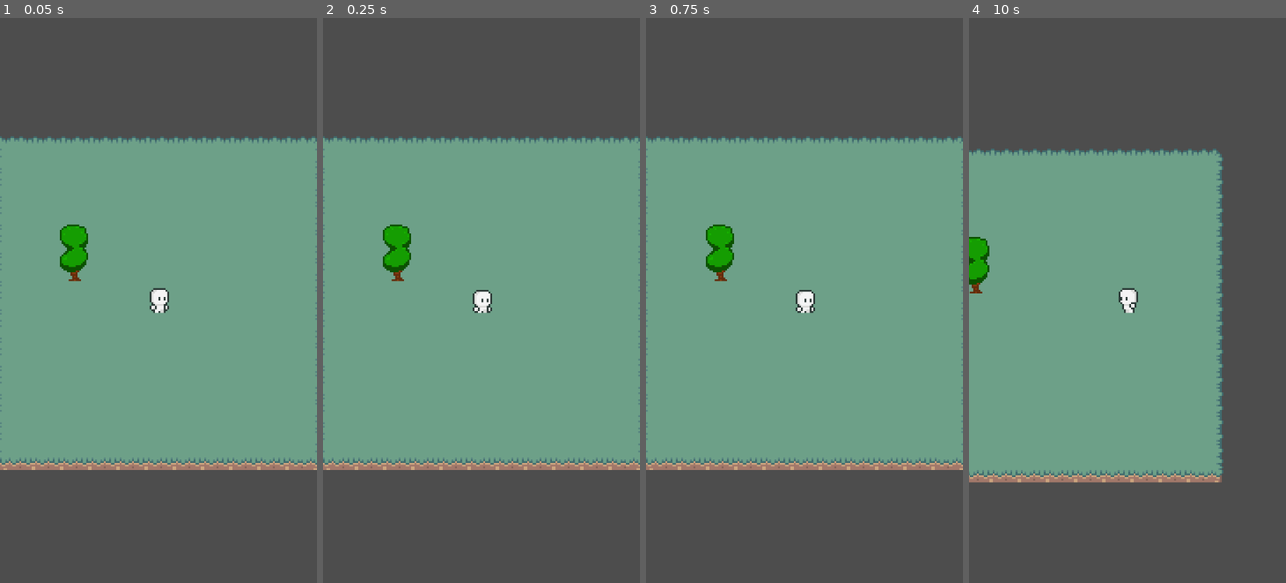
Above: before the commit, frames 1-4 (left to right).
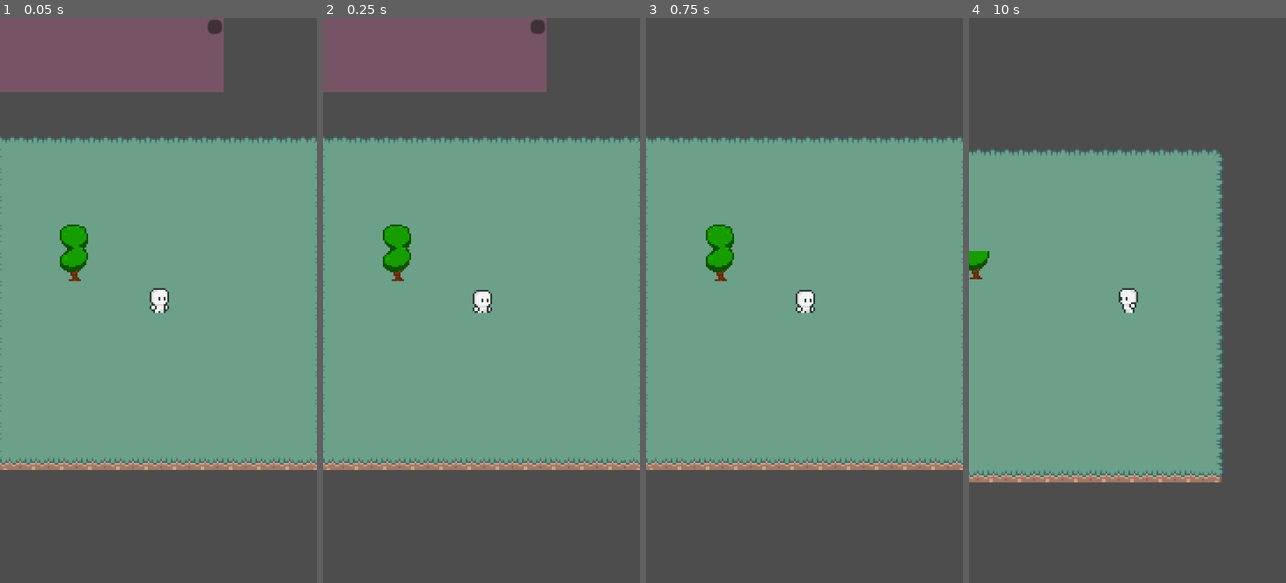
Above: after the commit, the same moments.

Repository: olafkotur/wildlands
Game: Godot game, scene res://scenes/main/world.tscn
Two runs of this game, one before a commit and one after it. Both use one fixed random seed, a clock stepped at 60 frames per second and the inputs below.
Inputs (mouse positions are in pixels of both pictures, inside the frame that each line leads up to):
- Up to frame 1 (0.05 s): no input
- Up to frame 2 (0.25 s): no input
- Up to frame 3 (0.75 s): click (861, 29) at 0.52 s
- Up to frame 4 (10 s): tap Enter at 1.25, 4.25 s; hold Up (ui_up) 1.28-2.78 s; tap Space at 2.75, 8 s; hold Left (ui_left) 2.78-4.28 s; hold Down (ui_down) 4.28-5.03 s; hold Right (ui_right) 5.03-5.78 s; hold Up (ui_up) 5.78-6.53 s; hold Right (ui_right) 6.53-8.78 s; hold Down (ui_down) 8.78-9.53 s; hold Left (ui_left) from 9.53 s (still down)

The runs differ from the first frame. In frame 1, 9.2% of the frame differs, in the area x 0-71%, y 0-14%; in frame 2, 9.2%; in frame 3, nothing differs; in frame 4, 0.4%.

Commit message:
Added resources and inventory tracking

Diff:
--- /dev/null
+++ b/autoload/inventory.gd
@@ -0,0 +1,27 @@
+extends Control
+
+var inventory = {}
+
+func _ready():
+	for resource_name in Resources.ResourceName.values():
+		inventory[resource_name] = 0
+
+func add_resource(resource_name, amount):
+	if inventory.has(resource_name):
+		inventory[resource_name] += amount
+		print("Added:", resource_name, ", Amount:", amount, ", Total in inventory:", inventory[resource_name])
+
+func remove_resource(resource_name, amount):
+	if inventory.has(resource_name) and inventory[resource_name] >= amount:
+		inventory[resource_name] -= amount
+		print("Removed:", resource_name, ", Amount:", amount, ", Remaining in inventory:", inventory[resource_name])
+		return true
+	return false
+
+func get_inventory():
+	return inventory
+
+func has_resource(resource_name, amount):
+	if inventory.has(resource_name):
+		return inventory[resource_name] >= amount
+	return false
--- /dev/null
+++ b/autoload/resource.gd
@@ -0,0 +1,406 @@
+extends Node
+
+enum ToolType { HATCHET, PICKAXE, FISHING_ROD }
+enum ResourceType { WOOD, STONE, GEM, FISH }
+
+enum ResourceName {
+	SPRUCE, PINE, WILLOW, ELM, OAK, ASH, MAPLE, YEW, DRAGON, ELDER,
+	LIMESTONE, SANDSTONE, FLINT, SHALE, SLATE, BASALT, GRANITE, MARBLE, OBSIDIAN, ONYX,
+	OPAL, TOPAZ, SAPPHIRE, EMERALD, RUBY, DIAMOND,
+	SARDINE, PERCH, CARP, TROUT, CATFISH, SALMON, PIKE, SWORDFISH, BLUEFIN, SHARK
+}
+
+var ResourceMeta = {
+	# wood resources
+	ResourceName.SPRUCE: {
+		"tool_type": ToolType.HATCHET,
+		"resource_type": ResourceType.WOOD,
+		"resource_name": "Spruce Wood",
+		"respawn_time": 5,
+		"resource_amount": 20,
+		"tool_level": 1,
+		"default_animation": "spruce_default",
+		"partial_animation": "spruce_partial",
+		"depleted_animation": "spruce_depleted"
+	},
+	ResourceName.PINE: {
+		"tool_type": ToolType.HATCHET,
+		"resource_type": ResourceType.WOOD,
+		"resource_name": "Pine Wood",
+		"respawn_time": 6,
+		"resource_amount": 25,
+		"tool_level": 10,
+		"default_animation": "pine_default",
+		"partial_animation": "pine_partial",
+		"depleted_animation": "pine_depleted"
+	},
+	ResourceName.WILLOW: {
+		"tool_type": ToolType.HATCHET,
+		"resource_type": ResourceType.WOOD,
+		"resource_name": "Willow Wood",
+		"respawn_time": 8,
+		"resource_amount": 30,
+		"tool_level": 20,
+		"default_animation": "willow_default",
+		"partial_animation": "willow_partial",
+		"depleted_animation": "willow_depleted"
+	},
+	ResourceName.ELM: {
+		"tool_type": ToolType.HATCHET,
+		"resource_type": ResourceType.WOOD,
+		"resource_name": "Elm Wood",
+		"respawn_time": 10,
+		"resource_amount": 35,
+		"tool_level": 30,
+		"default_animation": "elm_default",
+		"partial_animation": "elm_partial",
+		"depleted_animation": "elm_depleted"
+	},
+	ResourceName.OAK: {
+		"tool_type": ToolType.HATCHET,
+		"resource_type": ResourceType.WOOD,
+		"resource_name": "Oak Wood",
+		"respawn_time": 12,
+		"resource_amount": 40,
+		"tool_level": 40,
+		"default_animation": "oak_default",
+		"partial_animation": "oak_partial",
+		"depleted_animation": "oak_depleted"
+	},
+	ResourceName.ASH: {
+		"tool_type": ToolType.HATCHET,
+		"resource_type": ResourceType.WOOD,
+		"resource_name": "Ash Wood",
+		"respawn_time": 14,
+		"resource_amount": 45,
+		"tool_level": 50,
+		"default_animation": "ash_default",
+		"partial_animation": "ash_partial",
+		"depleted_animation": "ash_depleted"
+	},
+	ResourceName.MAPLE: {
+		"tool_type": ToolType.HATCHET,
+		"resource_type": ResourceType.WOOD,
+		"resource_name": "Maple Wood",
+		"respawn_time": 16,
+		"resource_amount": 50,
+		"tool_level": 60,
+		"default_animation": "maple_default",
+		"partial_animation": "maple_partial",
+		"depleted_animation": "maple_depleted"
+	},
+	ResourceName.YEW: {
+		"tool_type": ToolType.HATCHET,
+		"resource_type": ResourceType.WOOD,
+		"resource_name": "Yew Wood",
+		"respawn_time": 18,
+		"resource_amount": 55,
+		"tool_level": 70,
+		"default_animation": "yew_default",
+		"partial_animation": "yew_partial",
+		"depleted_animation": "yew_depleted"
+	},
+	ResourceName.DRAGON: {
+		"tool_type": ToolType.HATCHET,
+		"resource_type": ResourceType.WOOD,
+		"resource_name": "Dragon Wood",
+		"respawn_time": 20,
+		"resource_amount": 60,
+		"tool_level": 80,
+		"default_animation": "dragon_default",
+		"partial_animation": "dragon_partial",
+		"depleted_animation": "dragon_depleted"
+	},
+	ResourceName.ELDER: {
+		"tool_type": ToolType.HATCHET,
+		"resource_type": ResourceType.WOOD,
+		"resource_name": "Elder Wood",
+		"respawn_time": 25,
+		"resource_amount": 70,
+		"tool_level": 90,
+		"default_animation": "elder_default",
+		"partial_animation": "elder_partial",
+		"depleted_animation": "elder_depleted"
+	},
+
+	# stone resources
+	ResourceName.LIMESTONE: {
+		"tool_type": ToolType.PICKAXE,
+		"resource_type": ResourceType.STONE,
+		"resource_name": "Limestone",
+		"respawn_time": 5,
+		"resource_amount": 20,
+		"tool_level": 1,
+		"default_animation": "limestone_default",
+		"partial_animation": "limestone_partial",
+		"depleted_animation": "limestone_depleted"
+	},
+	ResourceName.SANDSTONE: {
+		"tool_type": ToolType.PICKAXE,
+		"resource_type": ResourceType.STONE,
+		"resource_name": "Sandstone",
+		"respawn_time": 6,
+		"resource_amount": 25,
+		"tool_level": 10,
+		"default_animation": "sandstone_default",
+		"partial_animation": "sandstone_partial",
+		"depleted_animation": "sandstone_depleted"
+	},
+	ResourceName.FLINT: {
+		"tool_type": ToolType.PICKAXE,
+		"resource_type": ResourceType.STONE,
+		"resource_name": "Flint",
+		"respawn_time": 8,
+		"resource_amount": 30,
+		"tool_level": 20,
+		"default_animation": "flint_default",
+		"partial_animation": "flint_partial",
+		"depleted_animation": "flint_depleted"
+	},
+	ResourceName.SHALE: {
+		"tool_type": ToolType.PICKAXE,
+		"resource_type": ResourceType.STONE,
+		"resource_name": "Shale",
+		"respawn_time": 10,
+		"resource_amount": 35,
+		"tool_level": 30,
+		"default_animation": "shale_default",
+		"partial_animation": "shale_partial",
+		"depleted_animation": "shale_depleted"
+	},
+	ResourceName.SLATE: {
+		"tool_type": ToolType.PICKAXE,
+		"resource_type": ResourceType.STONE,
+		"resource_name": "Slate",
+		"respawn_time": 12,
+		"resource_amount": 40,
+		"tool_level": 40,
+		"default_animation": "slate_default",
+		"partial_animation": "slate_partial",
+		"depleted_animation": "slate_depleted"
+	},
+	ResourceName.BASALT: {
+		"tool_type": ToolType.PICKAXE,
+		"resource_type": ResourceType.STONE,
+		"resource_name": "Basalt",
+		"respawn_time": 14,
+		"resource_amount": 45,
+		"tool_level": 50,
+		"default_animation": "basalt_default",
+		"partial_animation": "basalt_partial",
+		"depleted_animation": "basalt_depleted"
+	},
+	ResourceName.GRANITE: {
+		"tool_type": ToolType.PICKAXE,
+		"resource_type": ResourceType.STONE,
+		"resource_name": "Granite",
+		"respawn_time": 16,
+		"resource_amount": 50,
+		"tool_level": 60,
+		"default_animation": "granite_default",
+		"partial_animation": "granite_partial",
+		"depleted_animation": "granite_depleted"
+	},
+	ResourceName.MARBLE: {
+		"tool_type": ToolType.PICKAXE,
+		"resource_type": ResourceType.STONE,
+		"resource_name": "Marble",
+		"respawn_time": 18,
+		"resource_amount": 55,
+		"tool_level": 70,
+		"default_animation": "marble_default",
+		"partial_animation": "marble_partial",
+		"depleted_animation": "marble_depleted"
+	},
+	ResourceName.OBSIDIAN: {
+		"tool_type": ToolType.PICKAXE,
+		"resource_type": ResourceType.STONE,
+		"resource_name": "Obsidian",
+		"respawn_time": 20,
+		"resource_amount": 60,
+		"tool_level": 80,
+		"default_animation": "obsidian_default",
+		"partial_animation": "obsidian_partial",
+		"depleted_animation": "obsidian_depleted"
+	},
+	ResourceName.ONYX: {
+		"tool_type": ToolType.PICKAXE,
+		"resource_type": ResourceType.STONE,
+		"resource_name": "Onyx",
+		"respawn_time": 25,
+		"resource_amount": 70,
+		"tool_level": 90,
+		"default_animation": "onyx_default",
+		"partial_animation": "onyx_partial",
+		"depleted_animation": "onyx_depleted"
+	},
+
+	# gem resources
+	ResourceName.OPAL: {
+		"tool_type": ToolType.PICKAXE,
+		"resource_type": ResourceType.GEM,
+		"resource_name": "Opal",
+		"respawn_time": 5,
+		"resource_amount": 10,
+		"tool_level": 1,
+		"default_animation": "opal_default",
+		"partial_animation": "opal_partial",
+		"depleted_animation": "opal_depleted"
+	},
+	ResourceName.SAPPHIRE: {
+		"tool_type": ToolType.PICKAXE,
+		"resource_type": ResourceType.GEM,
+		"resource_name": "Sapphire",
+		"respawn_time": 10,
+		"resource_amount": 15,
+		"tool_level": 20,
+		"default_animation": "sapphire_default",
+		"partial_animation": "sapphire_partial",
+		"depleted_animation": "sapphire_depleted"
+	},
+	ResourceName.EMERALD: {
+		"tool_type": ToolType.PICKAXE,
+		"resource_type": ResourceType.GEM,
+		"resource_name": "Emerald",
+		"respawn_time": 15,
+		"resource_amount": 20,
+		"tool_level": 40,
+		"default_animation": "emerald_default",
+		"partial_animation": "emerald_partial",
+		"depleted_animation": "emerald_depleted"
+	},
+	ResourceName.RUBY: {
+		"tool_type": ToolType.PICKAXE,
+		"resource_type": ResourceType.GEM,
+		"resource_name": "Ruby",
+		"respawn_time": 20,
+		"resource_amount": 25,
+		"tool_level": 60,
+		"default_animation": "ruby_default",
+		"partial_animation": "ruby_partial",
+		"depleted_animation": "ruby_depleted"
+	},
+	ResourceName.DIAMOND: {
+		"tool_type": ToolType.PICKAXE,
+		"resource_type": ResourceType.GEM,
+		"resource_name": "Diamond",
+		"respawn_time": 25,
+		"resource_amount": 30,
+		"tool_level": 80,
+		"default_animation": "diamond_default",
+		"partial_animation": "diamond_partial",
+		"depleted_animation": "diamond_depleted"
+	},
+
+	# fish resources
+	ResourceName.SARDINE: {
+		"tool_type": ToolType.FISHING_ROD,
+		"resource_type": ResourceType.FISH,
+		"resource_name": "Sardine",
+		"respawn_time": 3,
+		"resource_amount": 10,
+		"tool_level": 10,
+		"default_animation": "sardine_default",
+		"partial_animation": "sardine_partial",
+		"depleted_animation": "sardine_depleted"
+	},
+	ResourceName.PERCH: {
+		"tool_type": ToolType.FISHING_ROD,
+		"resource_type": ResourceType.FISH,
+		"resource_name": "Perch",
+		"respawn_time": 4,
+		"resource_amount": 15,
+		"tool_level": 20,
+		"default_animation": "perch_default",
+		"partial_animation": "perch_partial",
+		"depleted_animation": "perch_depleted"
+	},
+	ResourceName.CARP: {
+		"tool_type": ToolType.FISHING_ROD,
+		"resource_type": ResourceType.FISH,
+		"resource_name": "Carp",
+		"respawn_time": 5,
+		"resource_amount": 20,
+		"tool_level": 30,
+		"default_animation": "carp_default",
+		"partial_animation": "carp_partial",
+		"depleted_animation": "carp_depleted"
+	},
+	ResourceName.TROUT: {
+		"tool_type": ToolType.FISHING_ROD,
+		"resource_type": ResourceType.FISH,
+		"resource_name": "Trout",
+		"respawn_time": 6,
+		"resource_amount": 25,
+		"tool_level": 40,
+		"default_animation": "trout_default",
+		"partial_animation": "trout_partial",
+		"depleted_animation": "trout_depleted"
+	},
+	ResourceName.CATFISH: {
+		"tool_type": ToolType.FISHING_ROD,
+		"resource_type": ResourceType.FISH,
+		"resource_name": "Catfish",
+		"respawn_time": 7,
+		"resource_amount": 30,
+		"tool_level": 50,
+		"default_animation": "catfish_default",
+		"partial_animation": "catfish_partial",
+		"depleted_animation": "catfish_depleted"
+	},
+	ResourceName.SALMON: {
+		"tool_type": ToolType.FISHING_ROD,
+		"resource_type": ResourceType.FISH,
+		"resource_name": "Salmon",
+		"respawn_time": 8,
+		"resource_amount": 35,
+		"tool_level": 60,
+		"default_animation": "salmon_default",
+		"partial_animation": "salmon_partial",
+		"depleted_animation": "salmon_depleted"
+	},
+	ResourceName.PIKE: {
+		"tool_type": ToolType.FISHING_ROD,
+		"resource_type": ResourceType.FISH,
+		"resource_name": "Pike",
+		"respawn_time": 10,
+		"resource_amount": 40,
+		"tool_level": 70,
+		"default_animation": "pike_default",
+		"partial_animation": "pike_partial",
+		"depleted_animation": "pike_depleted"
+	},
+	ResourceName.SWORDFISH: {
+		"tool_type": ToolType.FISHING_ROD,
+		"resource_type": ResourceType.FISH,
+		"resource_name": "Swordfish",
+		"respawn_time": 12,
+		"resource_amount": 45,
+		"tool_level": 80,
+		"default_animation": "swordfish_default",
+		"partial_animation": "swordfish_partial",
+		"depleted_animation": "swordfish_depleted"
+	},
+	ResourceName.BLUEFIN: {
+		"tool_type": ToolType.FISHING_ROD,
+		"resource_type": ResourceType.FISH,
+		"resource_name": "Bluefin Tuna",
+		"respawn_time": 15,
+		"resource_amount": 50,
+		"tool_level": 90,
+		"default_animation": "bluefin_default",
+		"partial_animation": "bluefin_partial",
+		"depleted_animation": "bluefin_depleted"
+	},
+	ResourceName.SHARK: {
+		"tool_type": ToolType.FISHING_ROD,
+		"resource_type": ResourceType.FISH,
+		"resource_name": "Shark",
+		"respawn_time": 20,
+		"resource_amount": 60,
+		"tool_level": 100,
+		"default_animation": "shark_default",
+		"partial_animation": "shark_partial",
+		"depleted_animation": "shark_depleted"
+	}
+}
--- a/project.godot
+++ b/project.godot
@@ -14,6 +14,11 @@
 run/main_scene="res://scenes/main/world.tscn"
 config/features=PackedStringArray("4.3", "Mobile")
 config/icon="res://icon.svg"
+
+[autoload]
+
+Resources="*res://autoload/resource.gd"
+Inventory="*res://autoload/inventory.gd"
 
 [display]
 
--- a/scenes/entities/resource/resource.gd
+++ b/scenes/entities/resource/resource.gd
@@ -1,26 +1,37 @@
 extends StaticBody2D
 
-@export var tool_type: String
-@export var resource_type: String
-@export var default_animation: String
-@export var depleted_animation: String
-@export var resource_amount: int
-@export var respawn_time: int
+@export var resource_name: Resources.ResourceName
 
-@onready var animated_sprite = $AnimatedSprite2D
+@onready var animation = $AnimatedSprite2D
 @onready var timer = $Timer
 
+var resource = Resources.ResourceMeta[resource_name]
 var is_depleted = false
+var player_in_area = false
 
-func harvest_resource() -> void:
+func harvest() -> void:
 	is_depleted = true
-	animated_sprite.play(depleted_animation)
-	timer.start(respawn_time)
+	animation.play(resource["depleted_animation"])
+	timer.start(resource["respawn_time"])
+	Inventory.add_resource(resource_name, resource["resource_amount"])
 
 func _on_area_2d_area_entered(area: Area2D) -> void:
-	if area.is_in_group("player") and not is_depleted:
-		harvest_resource()
+	if area.is_in_group("player"):
+		player_in_area = true
+
+		if not is_depleted:
+			harvest()
+
+func _on_area_2d_area_exited(area: Area2D) -> void:
+	if area.is_in_group("player"):
+		player_in_area = false
 
 func _on_timer_timeout() -> void:
 	is_depleted = false
-	animated_sprite.play(default_animation)
+	animation.play(resource["default_animation"])
+
+	if player_in_area:
+		harvest()
+
+func _ready() -> void:
+	animation.play(resource["default_animation"])
--- a/scenes/entities/resource/resource.tscn
+++ b/scenes/entities/resource/resource.tscn
@@ -18,7 +18,7 @@
 "texture": SubResource("AtlasTexture_gxswq")
 }],
 "loop": true,
-"name": &"default",
+"name": &"spruce_default",
 "speed": 10.0
 }, {
 "frames": [{
@@ -26,7 +26,7 @@
 "texture": SubResource("AtlasTexture_8iger")
 }],
 "loop": true,
-"name": &"depleted",
+"name": &"spruce_depleted",
 "speed": 10.0
 }]
 
@@ -41,12 +41,13 @@
 
 [node name="AnimatedSprite2D" type="AnimatedSprite2D" parent="."]
 sprite_frames = SubResource("SpriteFrames_2ot8r")
-animation = &"depleted"
-autoplay = "default"
+animation = &"spruce_default"
 
 [node name="CollisionShape2D" type="CollisionShape2D" parent="."]
 position = Vector2(0, 9)
 shape = SubResource("CircleShape2D_h6cg0")
+
+[node name="VisibleOnScreenEnabler2D" type="VisibleOnScreenEnabler2D" parent="."]
 
 [node name="Area2D" type="Area2D" parent="."]
 
@@ -56,5 +57,7 @@
 
 [node name="Timer" type="Timer" parent="."]
 
+[connection signal="ready" from="." to="." method="_on_ready"]
 [connection signal="area_entered" from="Area2D" to="." method="_on_area_2d_area_entered"]
+[connection signal="area_exited" from="Area2D" to="." method="_on_area_2d_area_exited"]
 [connection signal="timeout" from="Timer" to="." method="_on_timer_timeout"]
--- /dev/null
+++ b/scenes/interface/inventory/inventory.gd
@@ -0,0 +1,17 @@
+extends Control
+
+@onready var inventory_container = $VBoxContainer
+@onready var button = $Button
+
+func update_inventory():
+	var player_inventory = Inventory.get_inventory()
+
+	for resource_name in player_inventory.keys():
+		var resource_amount = player_inventory[resource_name]
+		if resource_amount > 0:
+			var label = Label.new()
+			label.text = str(resource_name) + ": " + str(resource_amount)
+			inventory_container.add_child(label)
+
+func _ready():
+	button.connect("pressed", queue_free)
--- /dev/null
+++ b/scenes/interface/inventory/inventory.tscn
@@ -0,0 +1,30 @@
+[gd_scene load_steps=2 format=3 uid="uid://dklwxvwq0m2fj"]
+
+[ext_resource type="Script" path="res://scenes/interface/inventory/inventory.gd" id="1_gcir0"]
+
+[node name="Inventory" type="Control"]
+layout_mode = 3
+anchors_preset = 15
+anchor_right = 1.0
+anchor_bottom = 1.0
+grow_horizontal = 2
+grow_vertical = 2
+script = ExtResource("1_gcir0")
+
+[node name="ColorRect" type="ColorRect" parent="."]
+layout_mode = 0
+offset_right = 128.0
+offset_bottom = 42.0
+color = Color(0.461902, 0.328249, 0.39752, 1)
+
+[node name="Button" type="Button" parent="."]
+layout_mode = 0
+offset_left = 119.0
+offset_top = 1.0
+offset_right = 127.0
+offset_bottom = 9.0
+
+[node name="VBoxContainer" type="VBoxContainer" parent="."]
+layout_mode = 0
+offset_right = 40.0
+offset_bottom = 40.0
--- a/scenes/main/world.tscn
+++ b/scenes/main/world.tscn
@@ -1,7 +1,8 @@
-[gd_scene load_steps=6 format=4 uid="uid://1n66vojv7pii"]
+[gd_scene load_steps=7 format=4 uid="uid://1n66vojv7pii"]
 
 [ext_resource type="Texture2D" uid="uid://h0uwsjh0sdu1" path="res://assets/textures/tileset.png" id="1_ngsmw"]
 [ext_resource type="PackedScene" uid="uid://dcyjbpdy0wgoo" path="res://scenes/entities/player/player.tscn" id="2_51fyu"]
+[ext_resource type="PackedScene" uid="uid://dklwxvwq0m2fj" path="res://scenes/interface/inventory/inventory.tscn" id="3_loarq"]
 [ext_resource type="PackedScene" uid="uid://cjwyi7ayfhoma" path="res://scenes/entities/resource/resource.tscn" id="3_tneif"]
 
 [sub_resource type="TileSetAtlasSource" id="TileSetAtlasSource_h5a4x"]
@@ -95,12 +96,13 @@
 
 [node name="Player" parent="." instance=ExtResource("2_51fyu")]
 
+[node name="Inventory" parent="." instance=ExtResource("3_loarq")]
+offset_left = -91.0
+offset_top = -160.0
+offset_right = -91.0
+offset_bottom = -160.0
+
 [node name="Resources" type="Node" parent="."]
 
 [node name="Tree" parent="Resources" instance=ExtResource("3_tneif")]
 position = Vector2(-48, -27)
-resource_type = "tree"
-default_animation = "default"
-depleted_animation = "depleted"
-resource_amount = 100
-respawn_time = 3
